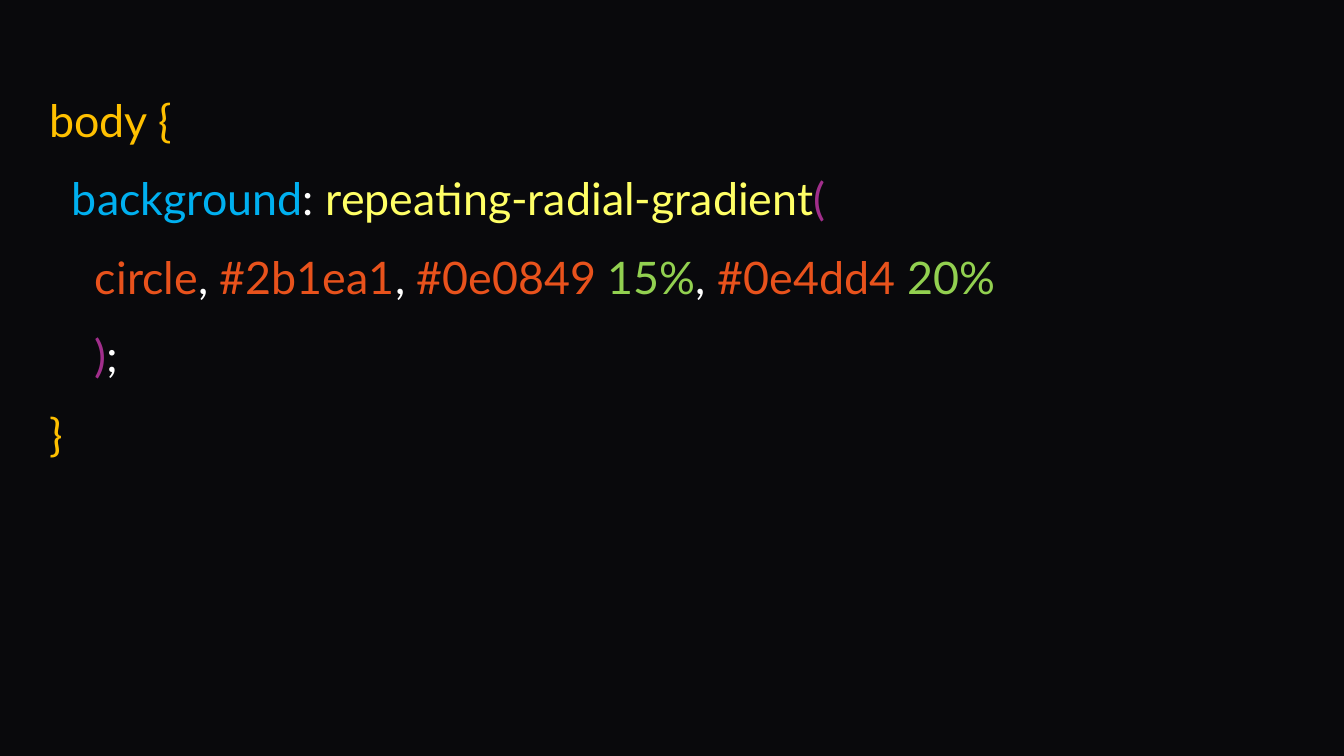
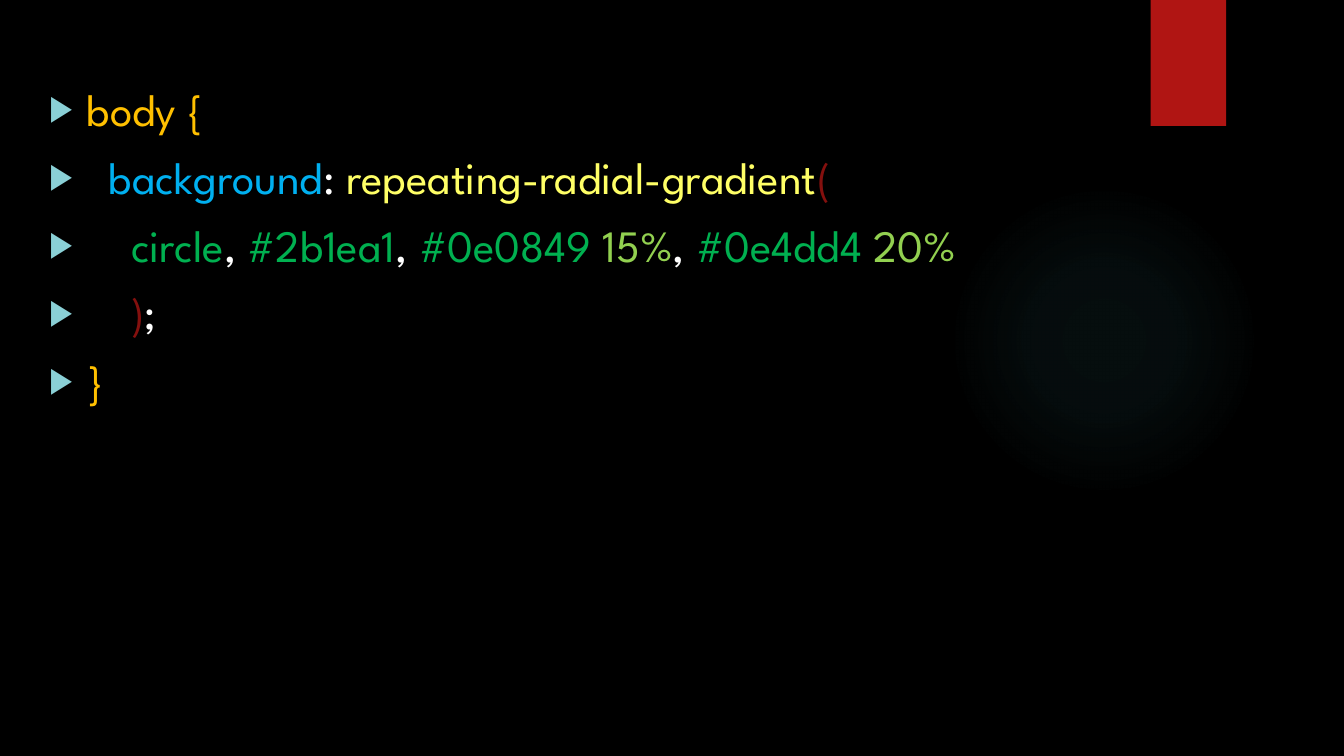
Before and after one commit to EngineeringDreams/ziniatinklio-praktiniai, a slide deck: slide 7 of Žiniatinklio praktinis darbas/Antras Skyrius – Fonai ir Rėmeliai.pptx. Drawn at 1344x756 pixels with LibreOffice and Linux fonts; fonts in the diff are those of the drawing; background and template pictures are left out. Boxes give left, top, right and bottom in pixels: in the first picture for what was removed or moved away, otherwise in the second. Text is boxed around its words. In the diff, an @@ line names an element or a change of style, - is before the commit and + after.

```diff
--- a/Žiniatinklio praktinis darbas/Antras Skyrius – Fonai ir Rėmeliai.pptx
+++ b/Žiniatinklio praktinis darbas/Antras Skyrius – Fonai ir Rėmeliai.pptx
@@ background #09090C to picture (left out) @@
@@ rectangle added at [1150,0,1226,126], fill #B01513 @@
@@ text "body {" at [87,95,957,268]: font Lato to League Spartan; text colour #A12E8B to #84100E in "repeating-radial-gradient(", ");"; text colour #E8521C to #00B050 in "circle, #2b1ea1, #0e0849 #0e4dd4"; bullet none to ▶; line spacing 1.2 to 1 @@
@@ ellipse added at [949,185,1259,495], fill gradient #50B9C1 @@
```
Also in this commit, not shown: 13 other slides changed, 1 other file.
